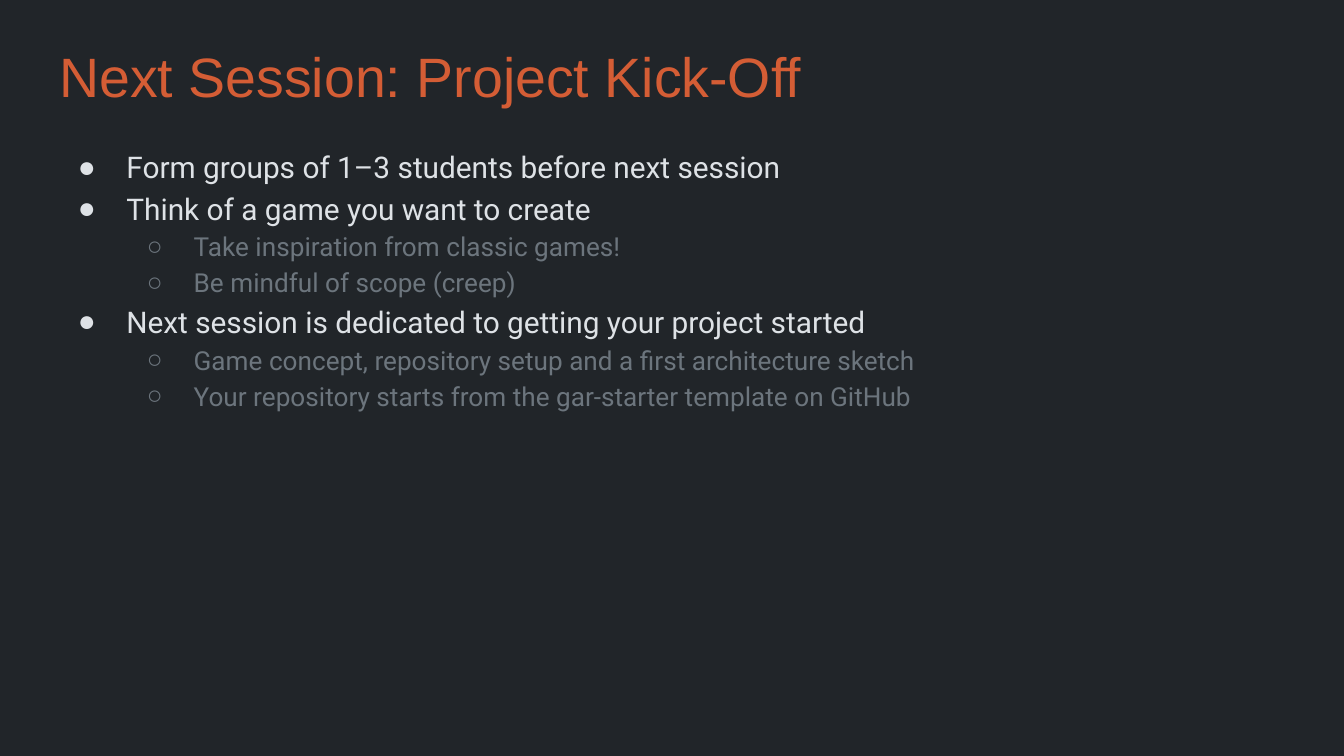
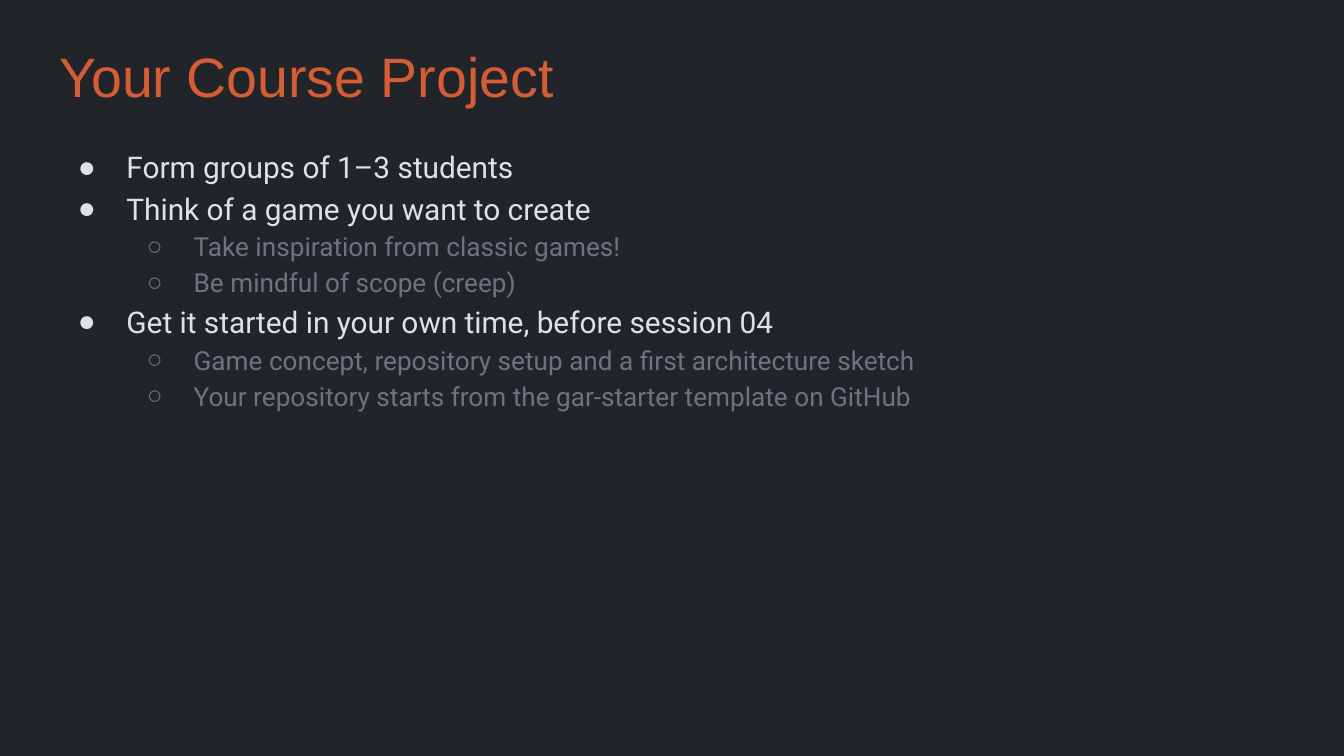
Before and after one commit to Metamate/gar, a slide deck: slide 41 of slides/03 Snake.pptx. Drawn at 1344x756 pixels with LibreOffice and Linux fonts; fonts in the diff are those of the drawing. Boxes give left, top, right and bottom in pixels: in the first picture for what was removed or moved away, otherwise in the second. Text is boxed around its words. In the diff, an @@ line names an element or a change of style, - is before the commit and + after.

```diff
--- a/slides/03 Snake.pptx
+++ b/slides/03 Snake.pptx
@@ title at box(59, 57, 554, 107): text changed @@
-Next Session: Project Kick-Off
+Your Course Project
@@ text at box(126, 155, 514, 184): text changed @@
-● Form groups of 1–3 students before next session
+● Form groups of 1–3 students
@@ text at box(126, 310, 774, 340): text changed @@
-● Next session is dedicated to getting your project started
+● Get it started in your own time, before session 04
```
Also in this commit, not shown: 32 other files.
